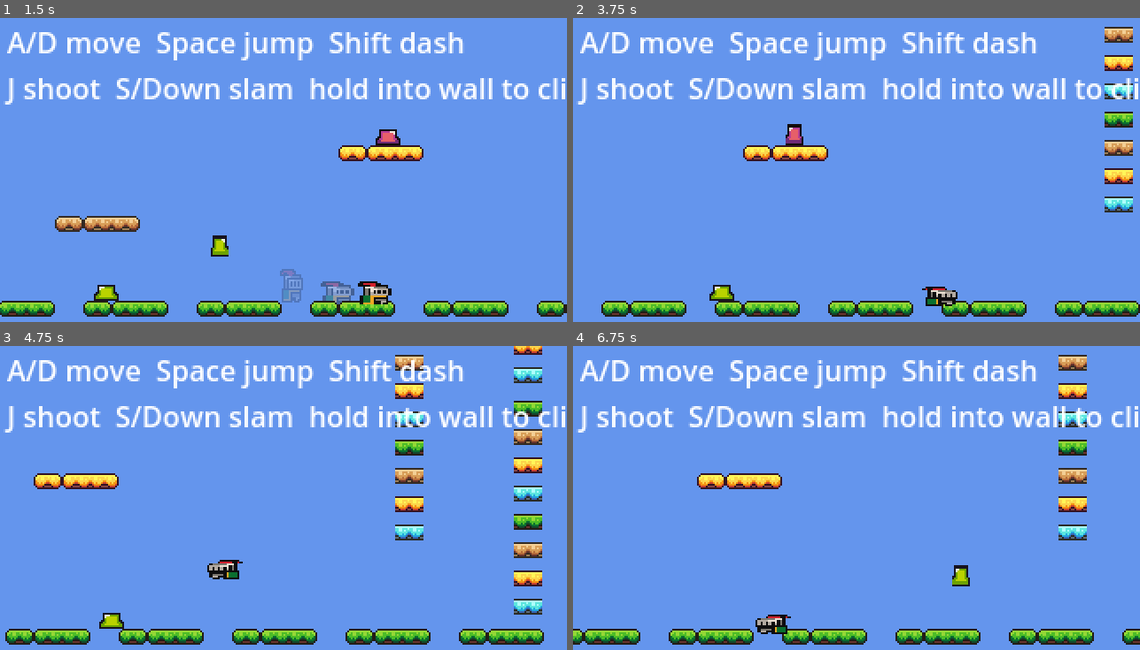
Above: before the commit, frames 1-4 (two rows, left to right).
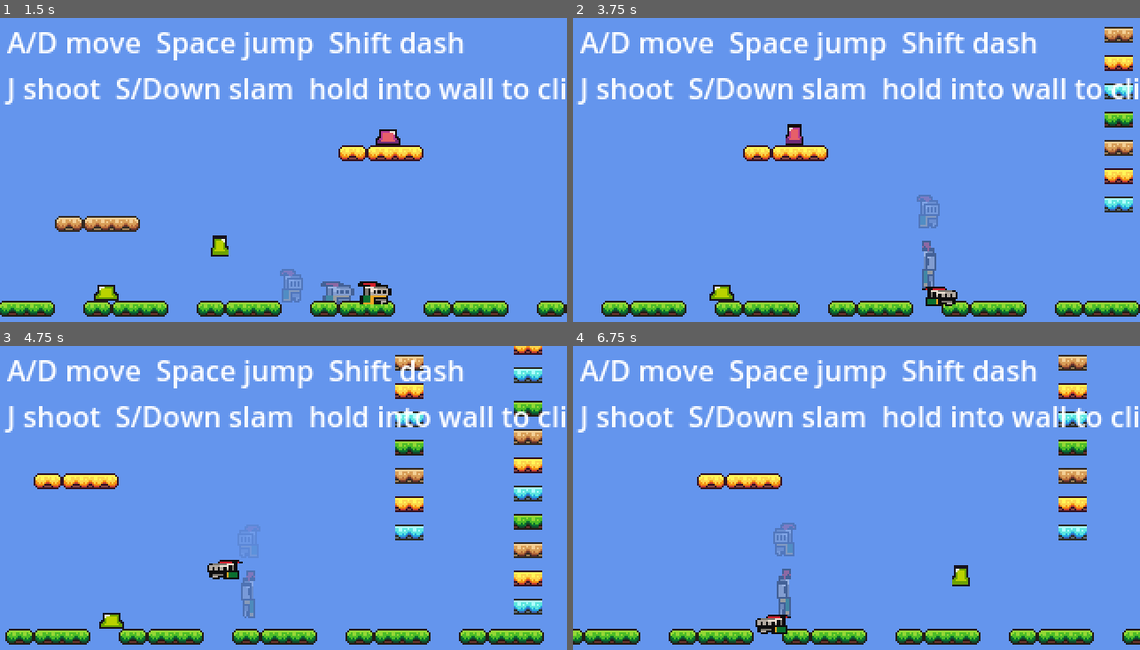
Above: after the commit, the same moments.

Repository: SolutionsByCarson/ScratchPad
Game: Godot game, scene res://scenes/main.tscn
Same seed, same stepped clock (60 frames per second), same inputs: the game is played once before the commit and once after it.
Inputs:
- Up to frame 1 (1.5 s): hold D (move_right) from 0.53 s (still down); tap S (slam) at 0.6 s; tap Space (jump) at 0.77 s; tap Shift (dash) at 1.35 s
- Up to frame 2 (3.75 s): tap Space (jump) at 1.52, 3.02 s; tap S (slam) at 1.55, 2.3, 2.85, 3.6 s; release D (move_right) at 2.03 s; hold A (move_left) 2.03-2.78 s; tap J (shoot) at 2.1 s; hold D (move_right) from 2.78 s (still down)
- Up to frame 3 (4.75 s): tap Space (jump) at 3.77, 4.52 s; release D (move_right) at 4.28 s; hold A (move_left) from 4.28 s (still down); tap Shift (dash) at 4.35 s; tap S (slam) at 4.55 s
- Up to frame 4 (6.75 s): release A (move_left) at 5.03 s; hold D (move_right) 5.03-5.78 s; tap J (shoot) at 5.1 s; tap S (slam) at 5.3, 5.85, 6.6 s; hold A (move_left) from 5.78 s (still down); tap Space (jump) at 6.02 s

Frame 1 is identical in both runs. In frame 2, 0.6% of the frame differs, in the area x 60-65%, y 58-89%; in frame 3, 0.3%; in frame 4, 0.6%.

Commit message:
Slam descent: spawn afterimage trail like dash
Same _spawn_afterimage helper, reusing AFTERIMAGE_INTERVAL/DURATION/
ALPHA. _afterimage_timer is shared (dash and slam can't be active at
the same time). Slam trigger resets the timer to 0 so the first
descent frame spawns an afterimage. Falling at SLAM_SPEED (500 px/s)
across ~0.2-0.4s of air time produces a streaking tower of ghosts
that all share the stretched SLAM_DESCENT_SCALE.

Co-Authored-By: Claude Opus 4.7 (1M context) <noreply@anthropic.com>

Diff:
--- a/scripts/player.gd
+++ b/scripts/player.gd
@@ -118,6 +118,7 @@
 		_slamming = true
 		velocity.x = 0.0
 		velocity.y = SLAM_SPEED
+		_afterimage_timer = 0.0
 
 	if _slamming:
 		if is_on_floor():
@@ -128,6 +129,10 @@
 		else:
 			velocity += get_gravity() * delta
 			velocity.x = 0.0
+			_afterimage_timer -= delta
+			if _afterimage_timer <= 0.0:
+				_spawn_afterimage()
+				_afterimage_timer = AFTERIMAGE_INTERVAL
 			move_and_slide()
 			return
 
